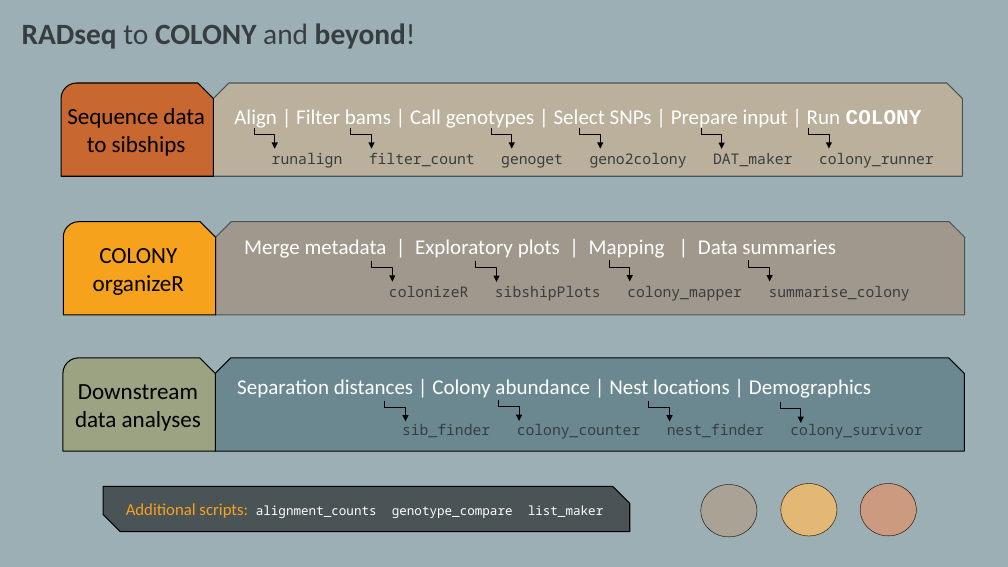
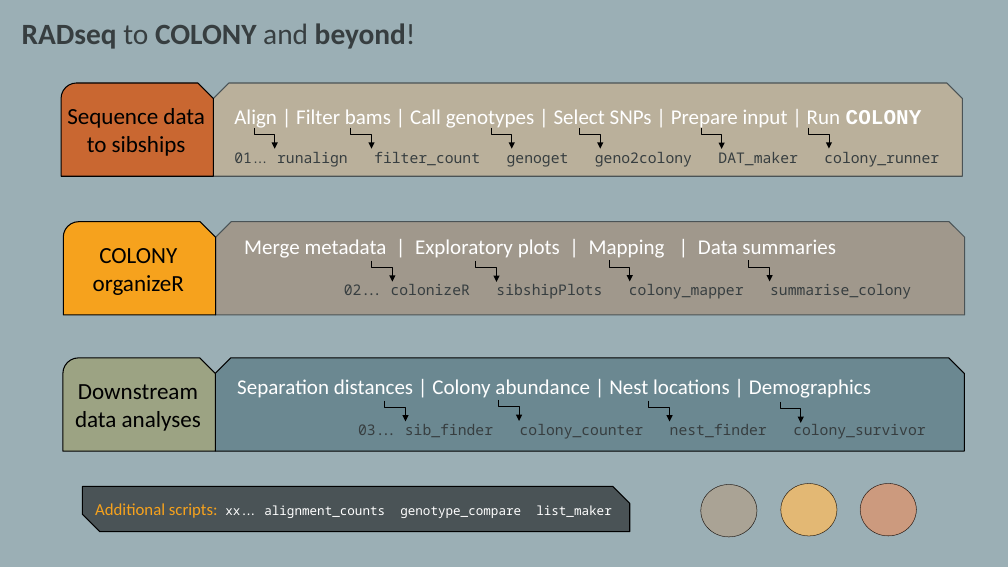
Before and after one commit to John-Mola/SNPs_to_COLONY, a slide deck: slide 1 of WorkFlow.pptx. Drawn at 1008x567 pixels with LibreOffice and Linux fonts; fonts in the diff are those of the drawing; grey boxes stand for pictures. Boxes give left, top, right and bottom in pixels: in the first picture for what was removed or moved away, otherwise in the second. Text is boxed around its words. In the diff, an @@ line names an element or a change of style, - is before the commit and + after.

```diff
--- a/WorkFlow.pptx
+++ b/WorkFlow.pptx
@@ text at (x1=234, y1=152, x2=939, y2=167): text changed @@
-runalign filter_count genoget geno2colony DAT_maker colony_runner
+01... runalign filter_count genoget geno2colony DAT_maker colony_runner
@@ text at (x1=344, y1=284, x2=911, y2=299): text changed @@
-colonizeR sibshipPlots colony_mapper summarise_colony
+02... colonizeR sibshipPlots colony_mapper summarise_colony
@@ text at (x1=358, y1=421, x2=925, y2=439): text changed @@
-sib_finder colony_counter nest_finder colony_survivor
+03... sib_finder colony_counter nest_finder colony_survivor
@@ snip diag rect resized from (x1=103, y1=486, x2=630, y2=532) to (x1=82, y1=486, x2=630, y2=532) @@
@@ text at (x1=95, y1=503, x2=612, y2=518): text changed @@
-Additional scripts: alignment_counts genotype_compare list_maker
+Additional scripts: xx... alignment_counts genotype_compare list_maker
```
Also in this commit, not shown: 2 other files.
